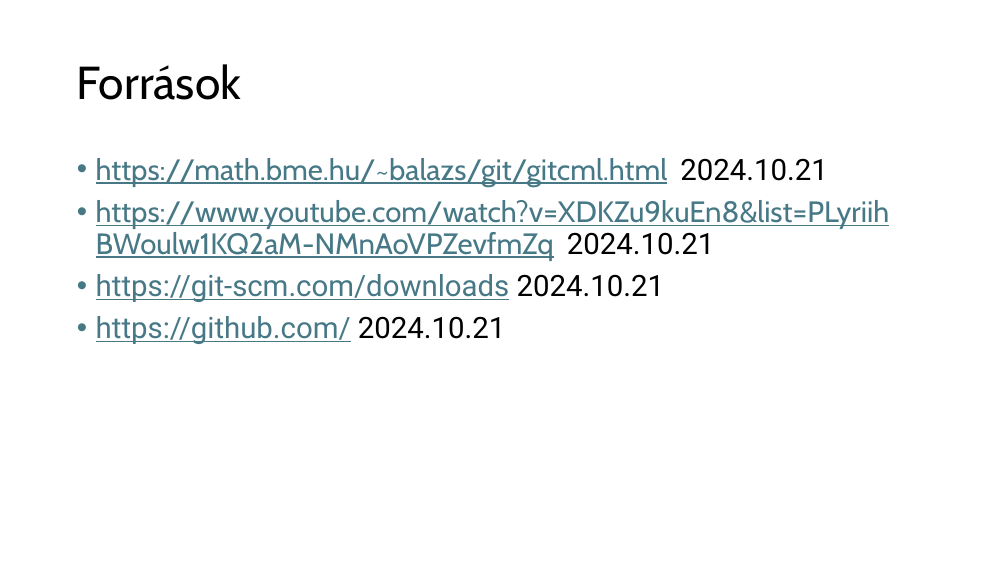
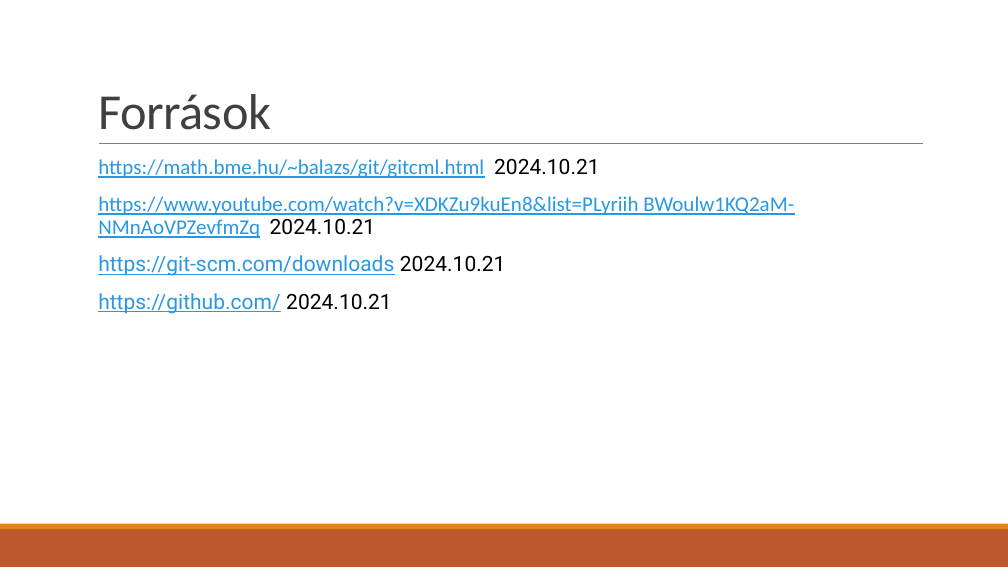
Before and after one commit to BognarBalint/Ikt_Projektmunka_2024-2025_Bogn-r_Roli_Kimi, a slide deck: slide 11 of Git_használat.pptx. Drawn at 1008x567 pixels with LibreOffice and Linux fonts; fonts in the diff are those of the drawing. Boxes give left, top, right and bottom in pixels: in the first picture for what was removed or moved away, otherwise in the second. Text is boxed around its words. In the diff, an @@ line names an element or a change of style, - is before the commit and + after.

```diff
--- a/Git_használat.pptx
+++ b/Git_használat.pptx
@@ title "Források": place and size @@
-title "Források" at (77,64,241,100)
+title "Források" at (98,94,271,130)
@@ title "Források" at (98,94,271,130): size 44 to 48 pt, font Cabin to Calibri, text colour #000000 to #404040, letter spacing 0 to -0.5 pt; line spacing 0.9 to 0.85; vertical alignment middle to bottom @@
@@ line added from (99, 144) to (923, 144), #808080 0.5 pt @@
@@ text "https://math.bme.hu/~balazs/git/gitcml.html 2024.10.21" at (98,159,794,314): size 28 to 20 pt; font Cabin to Calibri in "https://math.bme.hu/~balazs/git/gitcml.html", "https://www.youtube.com/watch?v=XDKZu9kuEn8&list=PLyriih BWo ..."; text colour #467886 to #2998E3 in "https://math.bme.hu/~balazs/git/gitcml.html", "https://www.youtube.com/watch?v=XDKZu9kuEn8&list=PLyriih BWo ...", "https://git-scm.com/downloads", "https://github.com/"; bullet • to  ; more space between paragraphs @@
@@ rectangle added at (0,529,1008,567), fill #BD582C @@
@@ rectangle added at (0,524,1008,529), fill #E48312 @@
```
Also in this commit, not shown: 10 other slides changed.
